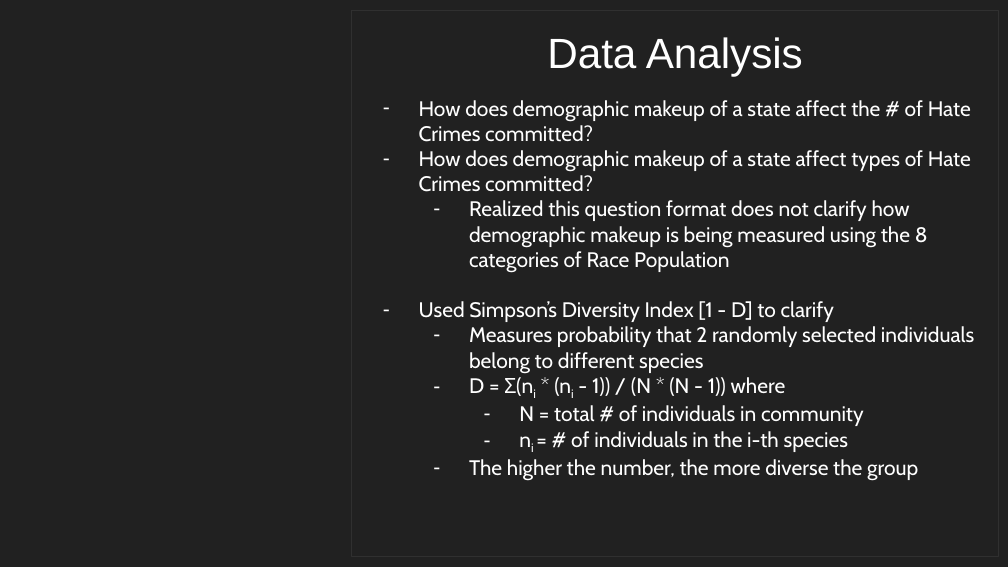
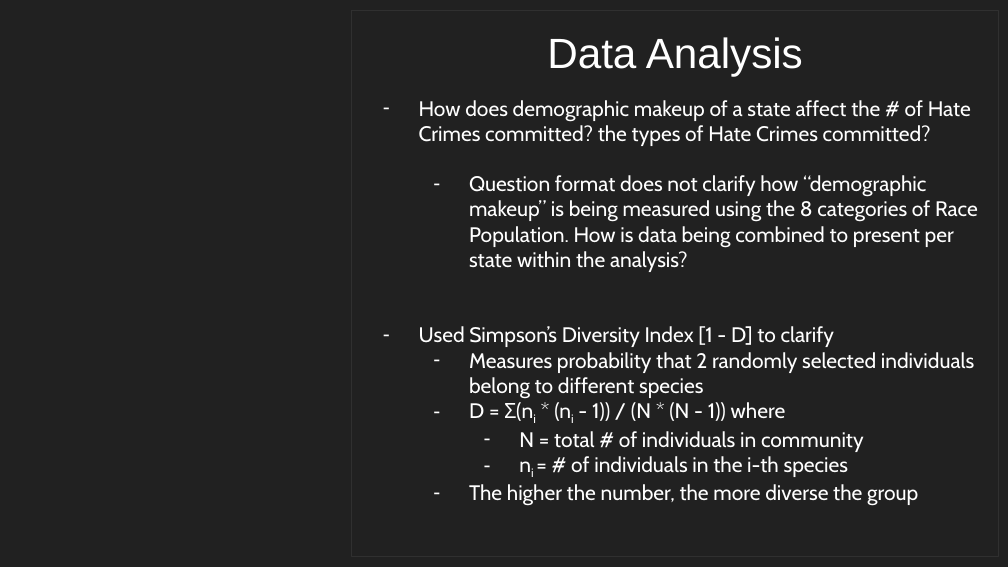
Before and after one commit to atamara/CrimeStatistics, a slide deck: slide 12 of Media Files/FINAL PROJECT - DATA SCIENCE.pptx. Drawn at 1008x567 pixels with LibreOffice and Linux fonts; fonts in the diff are those of the drawing; background and template pictures are left out. Boxes give left, top, right and bottom in pixels: in the first picture for what was removed or moved away, otherwise in the second. Text is boxed around its words. In the diff, an @@ line names an element or a change of style, - is before the commit and + after.

```diff
--- a/Media Files/FINAL PROJECT - DATA SCIENCE.pptx
+++ b/Media Files/FINAL PROJECT - DATA SCIENCE.pptx
@@ text at bbox=[419, 100, 978, 272]: text changed @@
-– How does demographic makeup of a state affect the # of Hate Crimes committed?
-– How does demographic makeup of a state affect types of Hate Crimes committed?
-  – Realized this question format does not clarify how demographic makeup is being measured using the 8 categories of Race Population
+– How does demographic makeup of a state affect the # of Hate Crimes committed? the types of Hate Crimes committed?
+  – Question format does not clarify how “demographic makeup” is being measured using the 8 categories of Race Population. How is data being combined to present per state within the analysis?
```
Also in this commit, not shown: 7 other slides changed.
